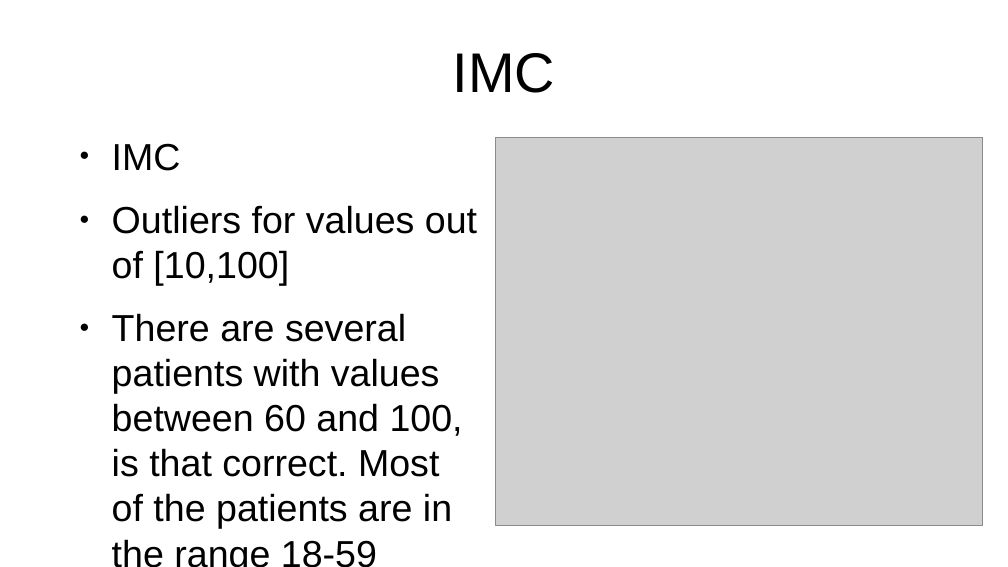
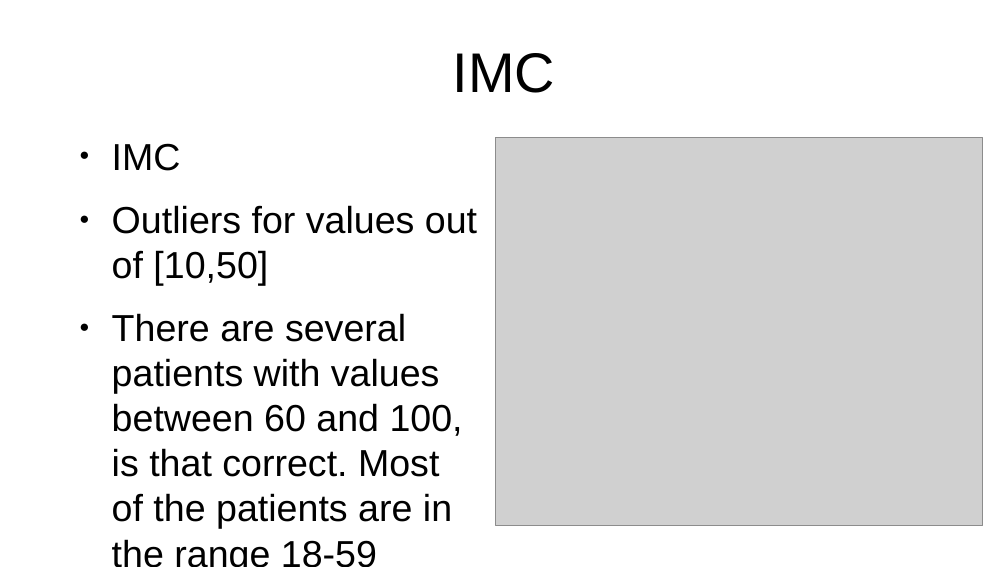
Before and after one commit to Carlosbgdlv/TFG, a slide deck: slide 5 of EDA/outlier_detection.pptx. Drawn at 1008x567 pixels with LibreOffice and Linux fonts; fonts in the diff are those of the drawing; grey boxes stand for pictures. Boxes give left, top, right and bottom in pixels: in the first picture for what was removed or moved away, otherwise in the second. Text is boxed around its words. In the diff, an @@ line names an element or a change of style, - is before the commit and + after.

Commit message:
Change outliers limits

```diff
--- a/EDA/outlier_detection.pptx
+++ b/EDA/outlier_detection.pptx
@@ text at [112, 205, 477, 285]: text changed @@
-● Outliers for values out of [10,100]
+● Outliers for values out of [10,50]
```
Also in this commit, not shown: 15 other slides changed, 1 other file.
